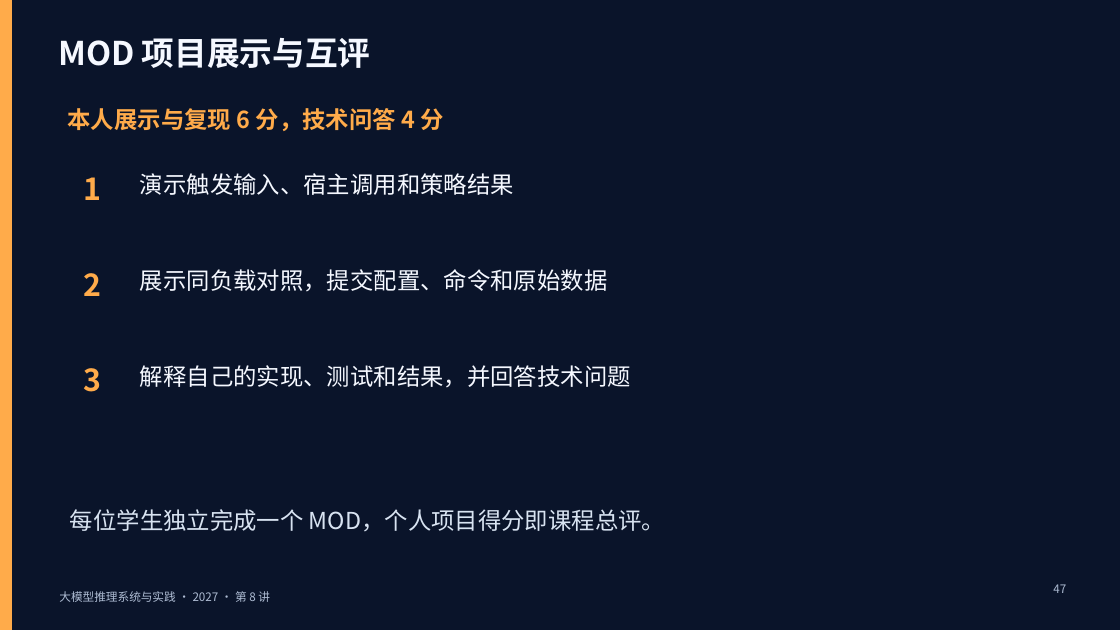
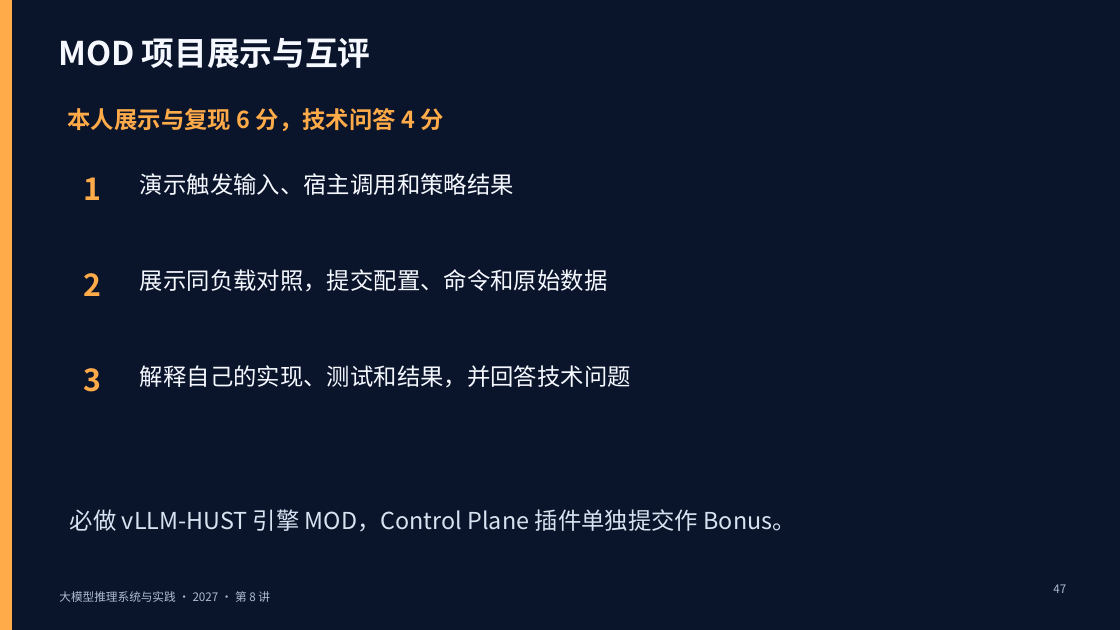
Before and after one commit to vLLM-HUST/intro-to-llm-inference-engines, a slide deck: slide 47 of build/slides/2027/lectures-8-pptx/第08讲_论文比较与实验验证.pptx. Drawn at 1120x630 pixels with LibreOffice and Linux fonts; fonts in the diff are those of the drawing. Boxes give left, top, right and bottom in pixels: in the first picture for what was removed or moved away, otherwise in the second. Text is boxed around its words. In the diff, an @@ line names an element or a change of style, - is before the commit and + after.

Commit message:
Require an engine MOD and add a Control Plane bonus project

```diff
--- a/build/slides/2027/lectures-8-pptx/第08讲_论文比较与实验验证.pptx
+++ b/build/slides/2027/lectures-8-pptx/第08讲_论文比较与实验验证.pptx
@@ text at <box>70,509,796,531</box>: text changed @@
-每位学生独立完成一个 MOD，个人项目得分即课程总评。
+必做 vLLM-HUST 引擎 MOD，Control Plane 插件单独提交作 Bonus。
```
Also in this commit, not shown: 17 other files.
